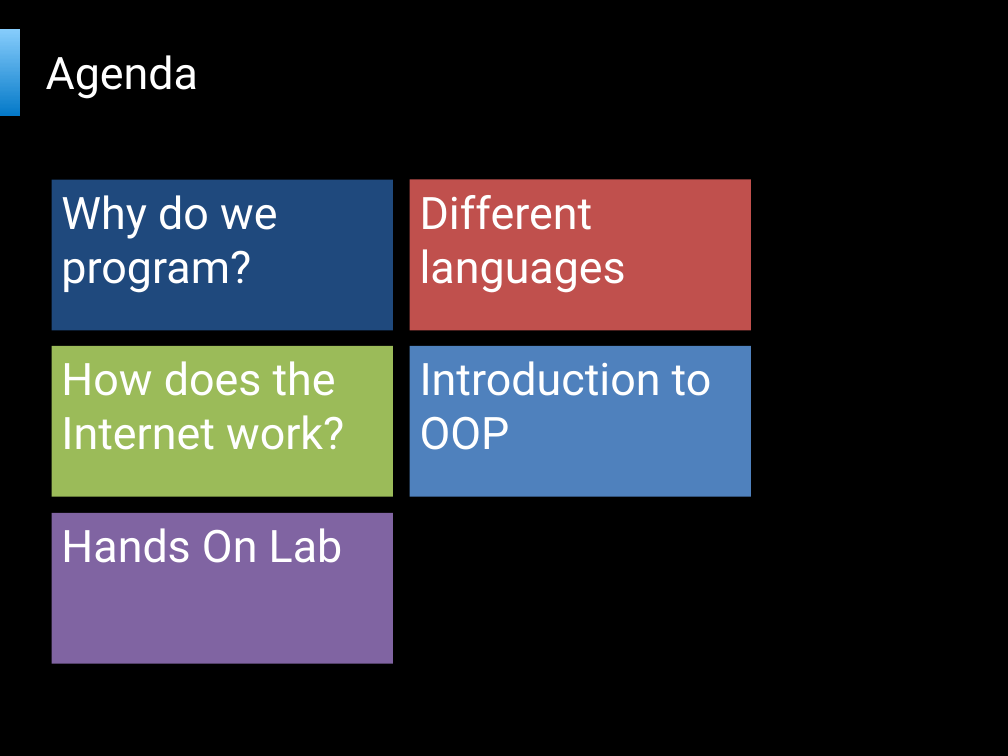
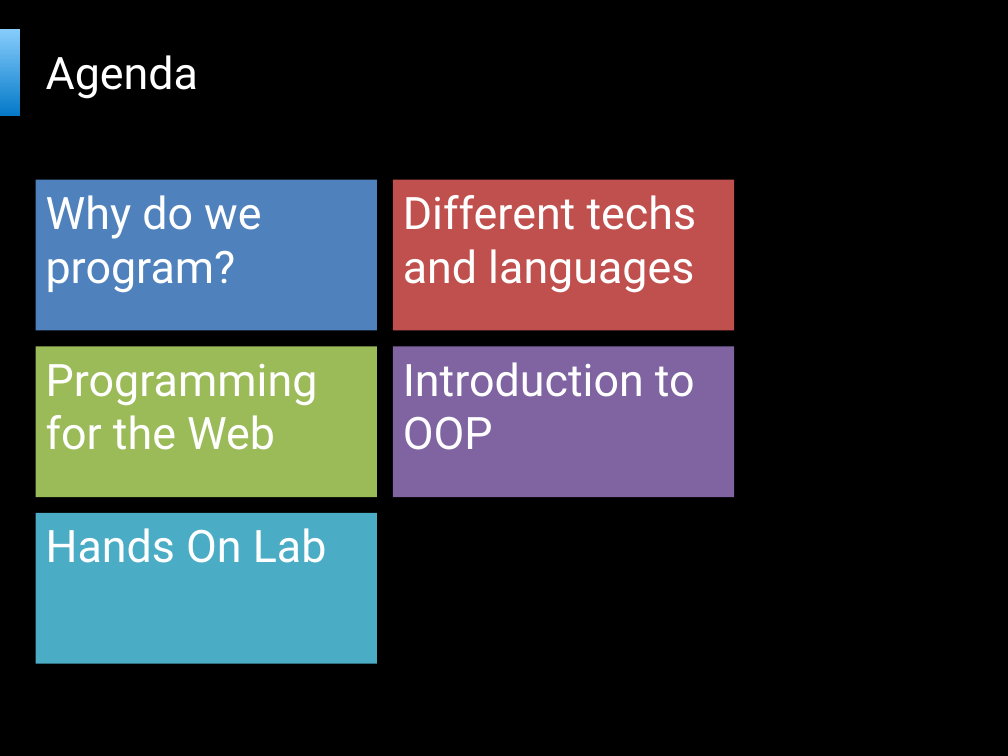
Before and after one commit to bartekwasielak/Presentation, a slide deck: slide 3 of Programming Made Easy.pptx. Drawn at 1008x756 pixels with LibreOffice and Linux fonts; fonts in the diff are those of the drawing; background and template pictures are left out. Boxes give left, top, right and bottom in pixels: in the first picture for what was removed or moved away, otherwise in the second. Text is boxed around its words. In the diff, an @@ line names an element or a change of style, - is before the commit and + after.

```diff
--- a/Programming Made Easy.pptx
+++ b/Programming Made Easy.pptx
@@ text "Why do we program?" at bbox=[35, 179, 377, 331]: fill #1F497D to #4F81BD @@
@@ 4 texts: place and size @@
-4 texts at bbox=[51, 179, 751, 664]
+4 texts at bbox=[35, 179, 735, 664]
@@ text "Different techs and languages" at bbox=[393, 179, 735, 331]: rectangle to text @@
@@ text at bbox=[403, 195, 697, 293]: text changed @@
-Different languages
+Different techs and languages
@@ text added at bbox=[35, 347, 377, 498], fill #9BBB59, 32 pt, text #FFFFFF @@
+Programming for the Web
@@ rectangle removed at bbox=[51, 346, 393, 497] @@
-How does the Internet work?
@@ text "Introduction to OOP" at bbox=[393, 347, 735, 498]: rectangle to text; fill #4F81BD to #8064A2 @@
@@ text "Hands On Lab" at bbox=[35, 513, 377, 664]: rectangle to text; fill #8064A2 to #4BACC6 @@
```
Also in this commit, not shown: 2 other files.
